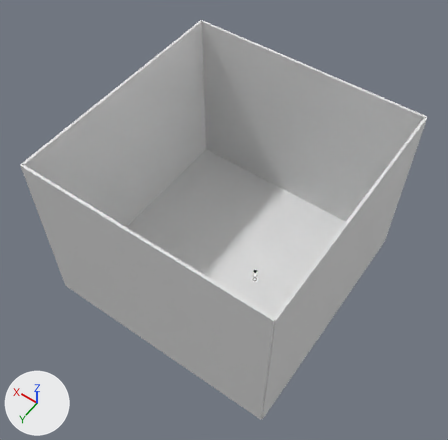
A saved change to the glTF model assets/scenes/sandbox.glb.
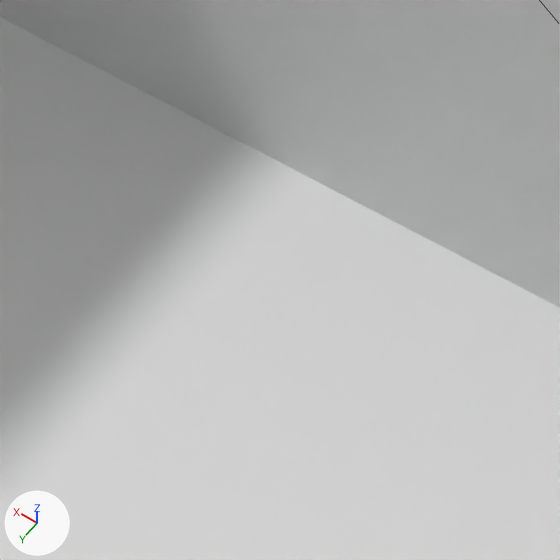
The first picture shows the older version from a 50 mm lens placed at (-35.0, 50.6, 90.8), pointed at (0.0, 1.6, 13.9). The close-ups show both versions on the part from 55% to 72% of the width and 38% to 56% of the height of that picture; other places that the commit changed are outside them. Arrows for +X, +Y and +Z are at lower left; the lights stay in place. The close-ups show mesh edges as thin lines. Where no turn or scale is listed for an object, it has been applied to the vertices.

In view in the first close-up: 'Floor', 'Wall.001'.
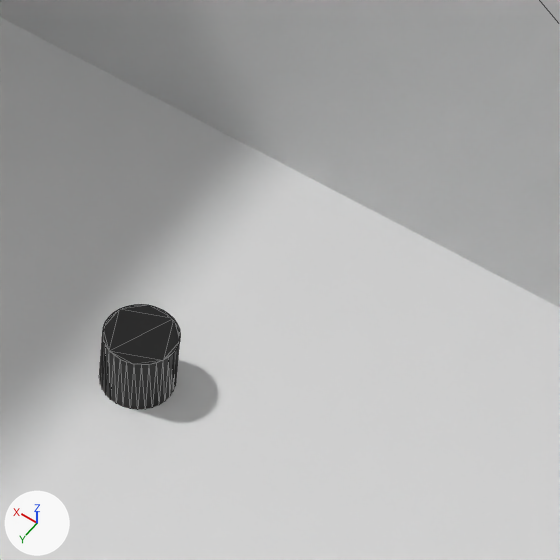
Changed parts and their boxes [x1, y1, x2, y2] in the close-ups (560 x 560 px):
```json
{"object": "Cylinder", "change": "added", "after": [99, 304, 180, 409]}
```

The change, as JSON lines over the scene's bpy script:
```json
{"op": "add", "block": "mat_material_008", "code": ["mat_material_008 = principled_material('Material.008')", "mat_material_008.base_color = (0.0, 0.0, 0.0)  # black #000000"]}
{"op": "add", "block": "me_cylinder", "code": ["me_cylinder = bpy.data.meshes.new('Cylinder')", "me_cylinder.from_pydata(...)  # a 32-sided cylinder along z spanning x -1.0..1.0, y -1.0..1.0, z -1.0..1.0", "me_cylinder.materials.append(mat_material_008)  # black #000000"]}
{"op": "add", "block": "ob_cylinder", "code": ["ob_cylinder = bpy.data.objects.new('Cylinder', me_cylinder)", "ob_cylinder.location = (0.0, -11.32, 1.07)"]}
```
